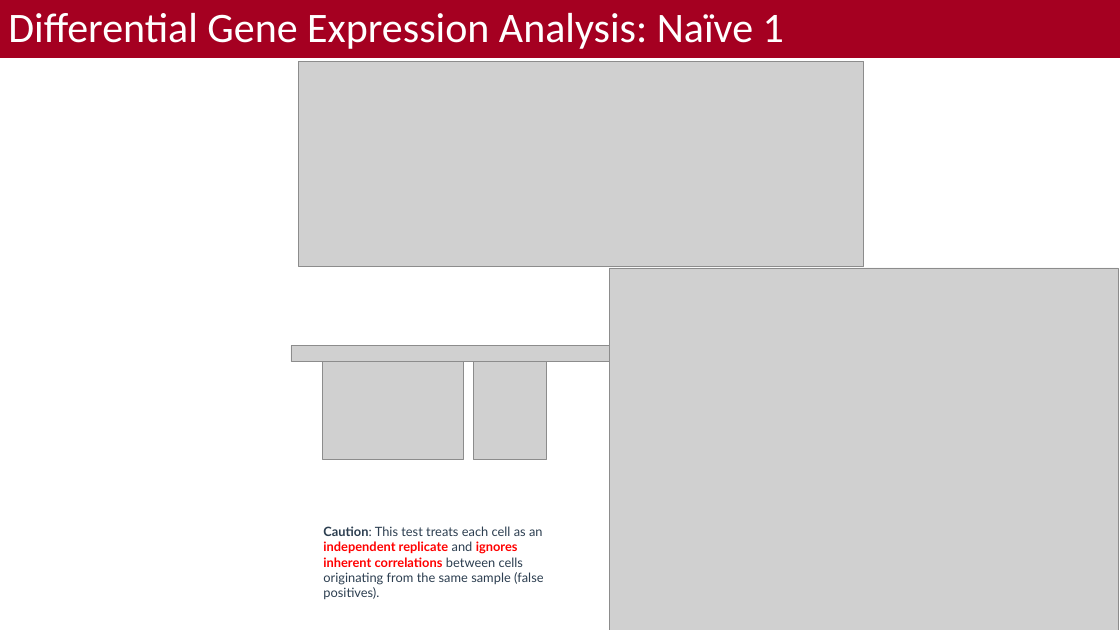
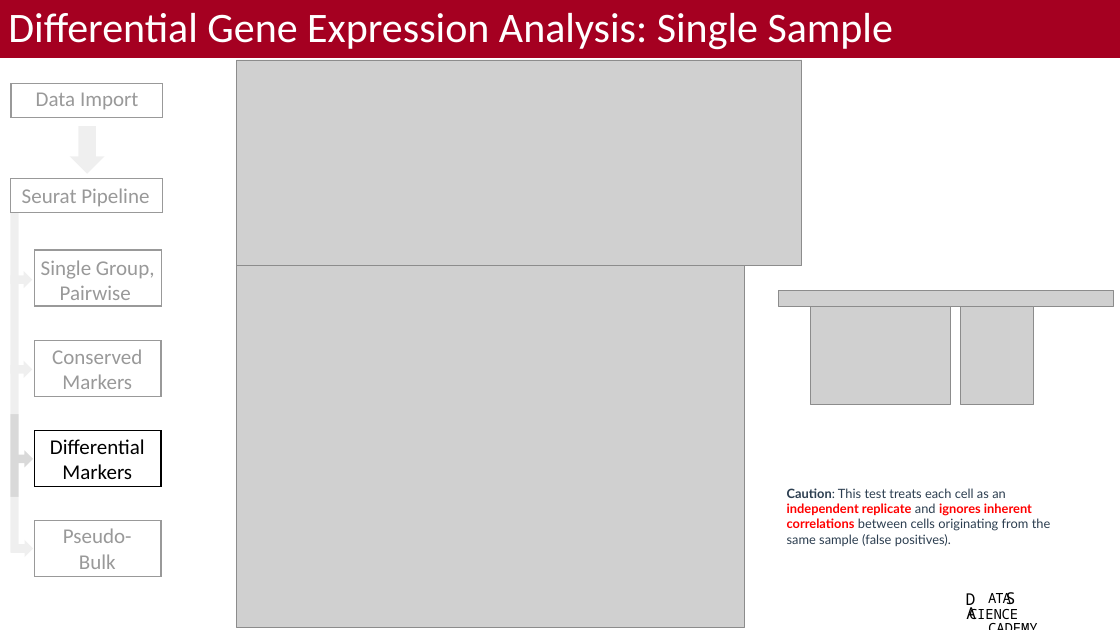
Before and after one commit to bacorli2/scrna_workshop, a slide deck: slide 5 of M5_Seurat_DGE_and_Exploratory/M5_Seurat_DGE_Exploratory.pptx (slide 4 before the commit). Drawn at 1120x630 pixels with LibreOffice and Linux fonts; fonts in the diff are those of the drawing; grey boxes stand for pictures; background and template pictures are left out. Boxes give left, top, right and bottom in pixels: in the first picture for what was removed or moved away, otherwise in the second. Text is boxed around its words. In the diff, an @@ line names an element or a change of style, - is before the commit and + after.

Commit message:
Finished differential pseudobulk code and slides.

```diff
--- a/M5_Seurat_DGE_and_Exploratory/M5_Seurat_DGE_Exploratory.pptx
+++ b/M5_Seurat_DGE_and_Exploratory/M5_Seurat_DGE_Exploratory.pptx
@@ title at <box>8,13,893,50</box>: text changed @@
-Differential Gene Expression Analysis: Naïve 1
+Differential Gene Expression Analysis: Single Sample
@@ rectangle added at <box>0,71,174,414</box>, fill #FFFFFF at 60% opacity @@
@@ rectangle added at <box>11,83,162,117</box>, outline #000000 1 pt @@
@@ picture: place and size @@
-picture at <box>299,61,865,267</box>
+picture at <box>237,60,802,266</box>
@@ text added at <box>36,92,138,109</box>, 18 pt, text #000000 @@
+Data Import
@@ down arrow added at <box>70,126,105,174</box>, fill #D9D9D9 @@
@@ rectangle added at <box>10,179,162,213</box>, outline #000000 1 pt @@
@@ text added at <box>22,188,149,206</box>, 18 pt, text #000000 @@
+Seurat Pipeline
@@ freeform shape added at <box>10,213,18,553</box>, fill #D9D9D9 @@
@@ rectangle added at <box>34,250,161,307</box>, outline #000000 1 pt @@
@@ text added at <box>41,260,155,306</box>, 18 pt, text #000000 @@
+Single Group, Pairwise
@@ picture: place and size @@
-picture at <box>610,268,1118,630</box>
+picture at <box>237,266,745,628</box>
@@ down arrow added at <box>10,271,32,288</box>, fill #D9D9D9 @@
@@ picture: place and size @@
-picture at <box>291,345,665,361</box>
+picture at <box>779,291,1114,307</box>
@@ picture: place and size @@
-picture at <box>323,362,464,460</box>
+picture at <box>810,307,951,405</box>
@@ picture: place and size @@
-picture at <box>473,362,546,460</box>
+picture at <box>960,307,1033,405</box>
@@ rectangle added at <box>34,340,161,397</box>, outline #000000 1 pt @@
@@ text added at <box>52,349,142,389</box>, 18 pt, text #000000 @@
+Conserved Markers
@@ down arrow added at <box>10,361,32,378</box>, fill #D9D9D9 @@
@@ rectangle added at <box>34,431,161,487</box>, outline #000000 1 pt @@
@@ text added at <box>50,439,145,479</box>, 18 pt, text #000000 @@
+Differential
+Markers
@@ down arrow added at <box>11,450,33,467</box>, fill #D9D9D9 @@
@@ rectangle added at <box>3,497,176,630</box>, fill #FFFFFF at 60% opacity @@
@@ text "Caution: This test treats each ..." rewrapped from <box>323,526,543,599</box> to <box>787,488,1051,546</box> @@
@@ rectangle added at <box>34,520,161,576</box>, outline #000000 1 pt @@
@@ text added at <box>63,528,132,569</box>, 18 pt, text #000000 @@
+Pseudo-
+Bulk
@@ down arrow added at <box>11,540,33,557</box>, fill #D9D9D9 @@
@@ group added at <box>966,592,1018,619</box>: 4 texts @@
+ATA CIENCE
+CADEMY
+D
+S
+A
```
Also in this commit, not shown: 3 other slides changed, 3 slides added, 1 other file.
